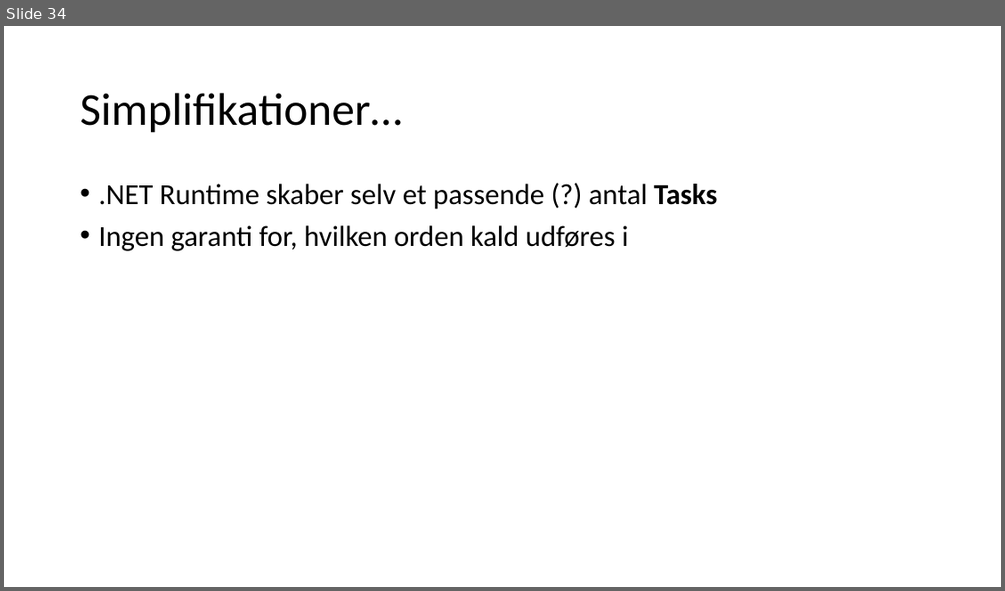
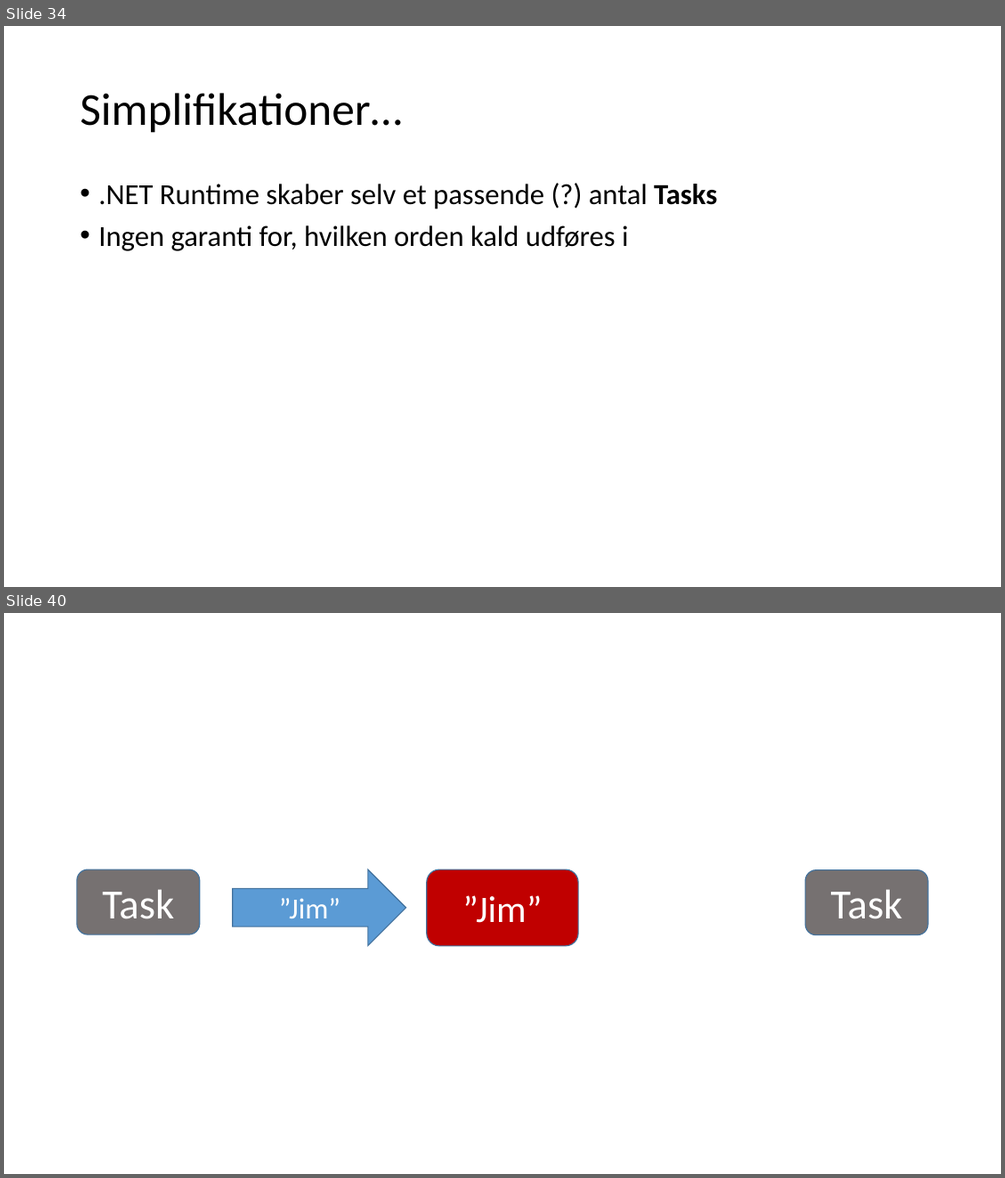
Before and after one commit to perl-easj/Teaching-materials, a slide deck: CSharpProgramming/Presentations/Tasks.pptx. Shown one above the other, each under a label of ours: slide 34 before the commit, slides 34 and 40 after it; the slides between them are not shown. The pictures are 1005x591 and 1005x1178 pixels, drawn with LibreOffice and Linux fonts; fonts in the diff are those of the drawing. Boxes give left, top, right and bottom in pixels: in the first picture for what was removed or moved away, otherwise in the second. Text is boxed around its words. In the diff, an @@ line names an element or a change of style, - is before the commit and + after.

```diff
--- a/CSharpProgramming/Presentations/Tasks.pptx
+++ b/CSharpProgramming/Presentations/Tasks.pptx
@@ slide 40 added at bbox=[4, 613, 1001, 1174], background #FFFFFF @@
@@ rounded rectangle added at bbox=[77, 869, 200, 934], fill #767171, outline #43739E 1 pt, 40 pt, text #FFFFFF @@
+Task
@@ right arrow added at bbox=[233, 869, 406, 946], fill #5B9BD5, outline #43739E 1 pt, 28 pt, text #FFFFFF @@
+”Jim”
@@ rounded rectangle added at bbox=[427, 869, 578, 946], fill #C00000, outline #43739E 1 pt, 36 pt, text #FFFFFF @@
+”Jim”
@@ rounded rectangle added at bbox=[806, 870, 928, 935], fill #767171, outline #43739E 1 pt, 40 pt, text #FFFFFF @@
+Task
```
Also in this commit, not shown: 14 other slides added, 2 other files.
